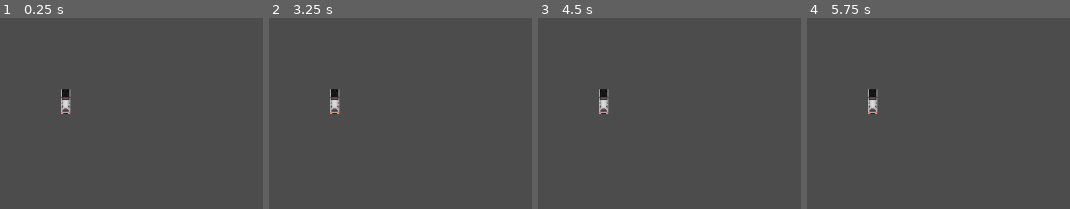
Above: before the commit, frames 1-4 (left to right).
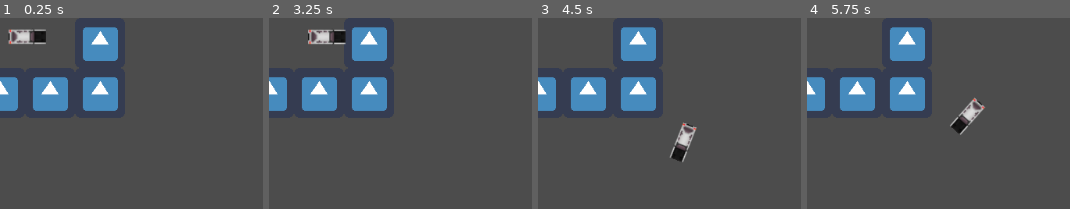
Above: after the commit, the same moments.

Repository: VictorChenJ/Tofu-Delivery-Simulator-Shoot-Out-Simulator-Game-D1
Game: Godot game, scene res://Map.tscn
Two runs of this game, one before a commit and one after it. Both use one fixed random seed, a clock stepped at 60 frames per second and the inputs below. Before the commit the project has no main scene; this scene is started directly in both runs. The engine's default icon, where the game draws it, is replaced by a stand-in: a white triangle on a blue panel in a dark square.
Inputs:
- Up to frame 1 (0.25 s): no input
- Up to frame 2 (3.25 s): tap Enter at 0.5, 2 s; hold A (steer_right) 0.53-1.28 s; tap Space (brake) at 1.25, 2.75 s; hold Space (brake) 1.28-2.03 s; hold A (steer_right) 2.03-2.78 s; hold W (accelerate) from 2.78 s (still down)
- Up to frame 3 (4.5 s): release W (accelerate) at 3.53 s; hold D (steer_left) from 3.53 s (still down)
- Up to frame 4 (5.75 s): release D (steer_left) at 5.03 s; hold Space (brake) from 5.03 s (still down)

The runs differ from the first frame. In frame 1, 9.4% of the frame differs, in the area x 0-45%, y 4-51%; in frame 2, 9.4%; in frame 3, 9.4%; in frame 4, 9.4%.

Commit message:
map
map

Diff:
--- a/Map.tscn
+++ b/Map.tscn
@@ -1,15 +1,42 @@
-[gd_scene load_steps=3 format=2]
+[gd_scene load_steps=6 format=2]
 
-[ext_resource path="res://asset/character/Driver AE86.png" type="Texture" id=1]
+[ext_resource path="res://PlayerDriver.tscn" type="PackedScene" id=1]
+[ext_resource path="res://icon.png" type="Texture" id=2]
+
+[sub_resource type="ConcavePolygonShape2D" id=2]
+segments = PoolVector2Array( 0, 0, 64, 0, 64, 0, 64, 64, 64, 64, 0, 64, 0, 64, 0, 0 )
+
+[sub_resource type="GDScript" id=3]
 
 [sub_resource type="TileSet" id=1]
 resource_local_to_scene = true
+0/name = "icon.png 0"
+0/texture = ExtResource( 2 )
+0/tex_offset = Vector2( 0, 0 )
+0/modulate = Color( 1, 1, 1, 1 )
+0/region = Rect2( 0, 0, 64, 64 )
+0/tile_mode = 0
+0/occluder_offset = Vector2( 0, 0 )
+0/navigation_offset = Vector2( 0, 0 )
+0/shape_offset = Vector2( 0, 0 )
+0/shape_transform = Transform2D( 1, 0, 0, 1, 0, 0 )
+0/shape = SubResource( 2 )
+0/shape_one_way = false
+0/shape_one_way_margin = 1.0
+0/shapes = [ {
+"autotile_coord": Vector2( 0, 0 ),
+"one_way": false,
+"one_way_margin": 1.0,
+"shape": SubResource( 2 ),
+"shape_transform": Transform2D( 1, 0, 0, 1, 0, 0 )
+} ]
+0/z_index = 0
+script = SubResource( 3 )
 
 [node name="TileMap" type="TileMap"]
 tile_set = SubResource( 1 )
 cell_size = Vector2( 32, 32 )
 format = 1
+tile_data = PoolIntArray( 3, 0, 0, 196607, 0, 0, 131073, 0, 0, 131075, 0, 0 )
 
-[node name="DriverAe86" type="Sprite" parent="."]
-position = Vector2( 84, 107 )
-texture = ExtResource( 1 )
+[node name="KinematicBody2D" parent="." instance=ExtResource( 1 )]
--- a/project.godot
+++ b/project.godot
@@ -11,6 +11,7 @@
 [application]
 
 config/name="melon"
+run/main_scene="res://Map.tscn"
 config/icon="res://icon.png"
 
 [gui]
Renamed: KinematicBody2D.tscn -> PlayerDriver.tscn
